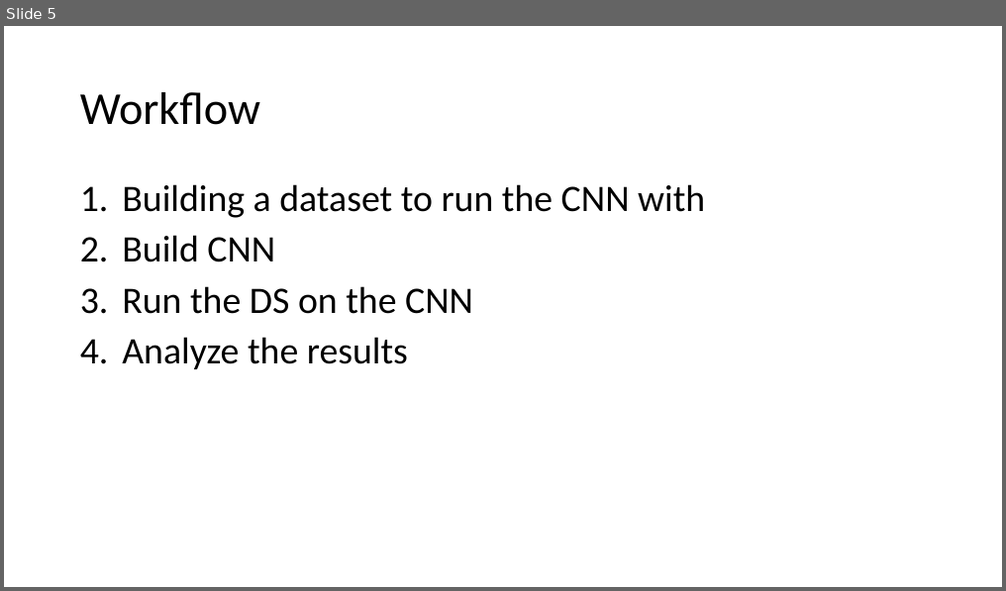
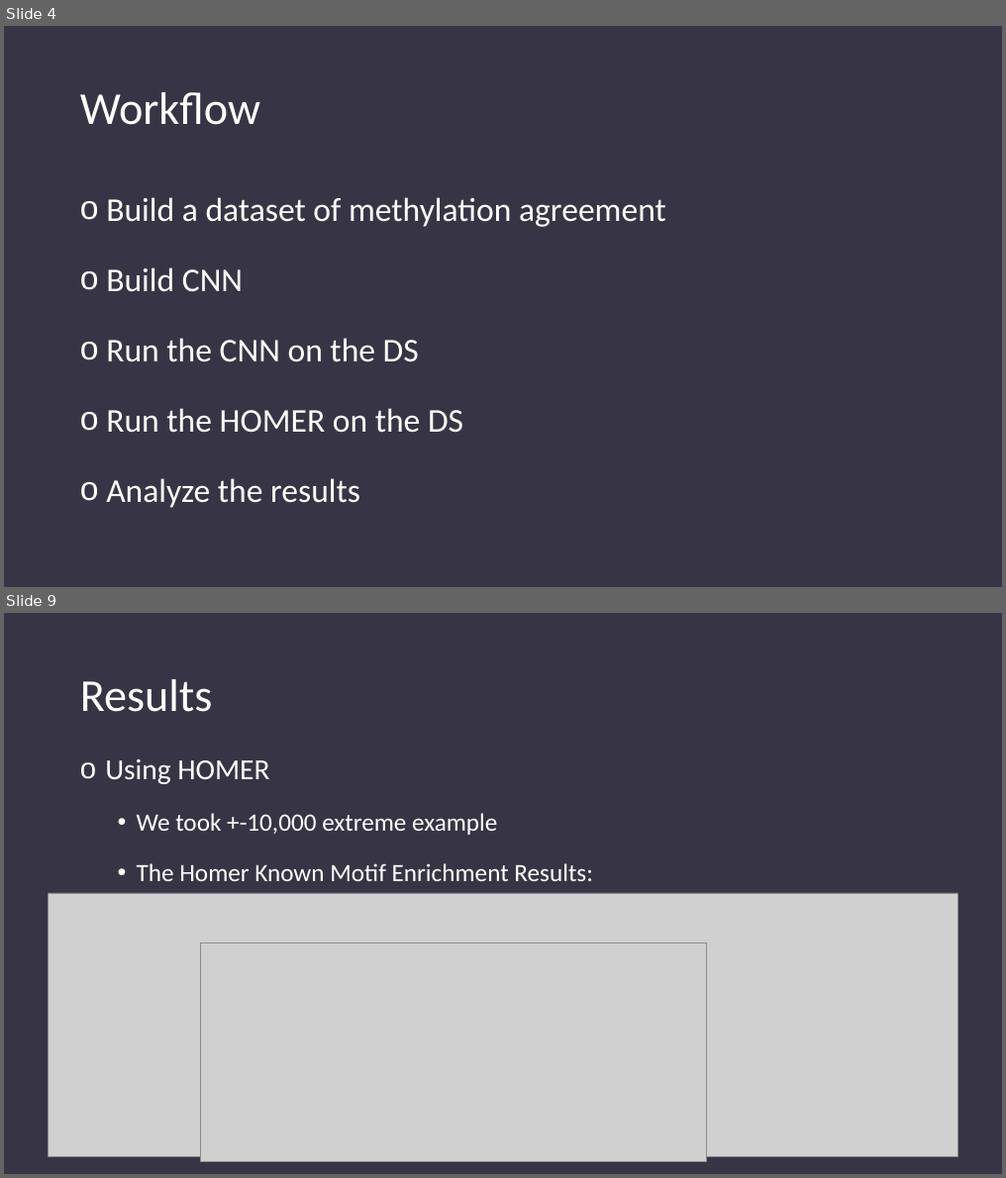
Before and after one commit to amitaifrey/methyl-motif, a slide deck: Predicting methyilation in human genome.pptm. Shown one above the other, each under a label of ours: slide 5 before the commit, slides 4 and 9 after it; the slides between them are not shown. The pictures are 1006x591 and 1006x1178 pixels, drawn with LibreOffice and Linux fonts; fonts in the diff are those of the drawing; grey boxes stand for pictures. Boxes give left, top, right and bottom in pixels: in the first picture for what was removed or moved away, otherwise in the second. Text is boxed around its words. In the diff, an @@ line names an element or a change of style, - is before the commit and + after.

```diff
--- a/Predicting methyilation in human genome.pptm
+++ b/Predicting methyilation in human genome.pptm
@@ slide 9 added at bbox=[4, 613, 1002, 1174], background #373545 @@
@@ title added at bbox=[80, 679, 213, 712], 44 pt, text #FFFFFF @@
+Results
@@ text added at bbox=[105, 760, 593, 881], 24 pt, text #FFFFFF @@
+o Using HOMER
+  • We took +-10,000 extreme example
+  • The Homer Known Motif Enrichment Results:
+  • The Homer de novo Motif Results:
@@ picture added at bbox=[49, 893, 957, 1157] @@
@@ picture added at bbox=[200, 943, 706, 1161] @@
@@ what was slide 5 is now slide 4 @@
@@ slide 4 changed as well @@
@@ background #FFFFFF to #373545 @@
@@ title "Workflow" at bbox=[80, 92, 260, 125]: text colour #000000 to #FFFFFF @@
@@ text "Build a dataset of methylation ...": place and size @@
-text "Build a dataset of methylation ..." at bbox=[122, 184, 705, 370]
+text "Build a dataset of methylation ..." at bbox=[106, 197, 666, 508]
@@ text at bbox=[106, 197, 666, 227]: text changed; size 36 to 32 pt; text colour #000000 to #FFFFFF @@
-1. Building a dataset to run the CNN with
+o Build a dataset of methylation agreement
@@ text at bbox=[106, 268, 360, 508]: size 36 to 32 pt, text colour #000000 to #FFFFFF in "Build CNN", "Analyze the results"; bullet 1. to o; line spacing 0.9 to 1.5 @@
@@ text at bbox=[106, 338, 463, 433]: text changed; size 36 to 32 pt; text colour #000000 to #FFFFFF @@
-3. Run the DS on the CNN
+o Run the CNN on the DS
+o Run the HOMER on the DS
```
Also in this commit, not shown: 6 other slides changed, 2 other slides added, 2 slides removed.
